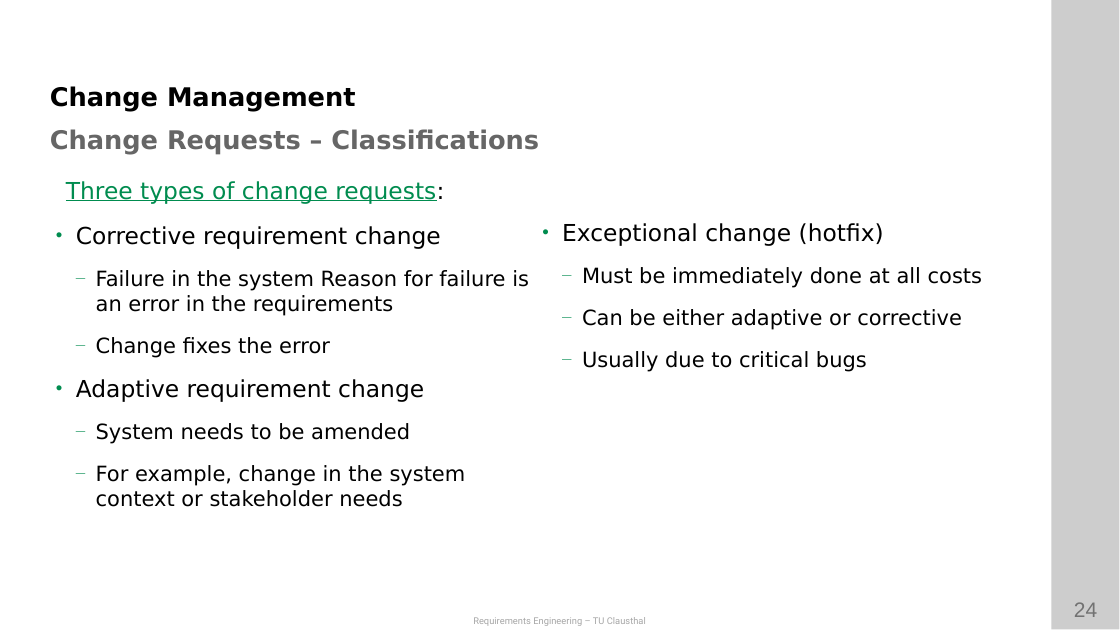
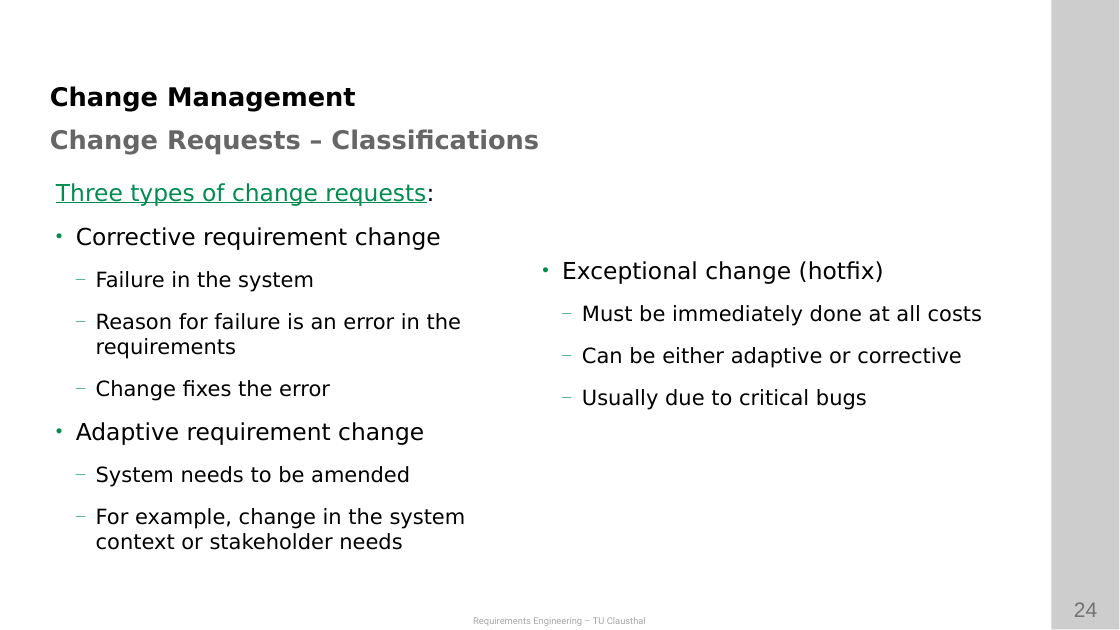
Before and after one commit to ETCE-LAB/teaching-material, a slide deck: slide 24 of Requirements-Engineering/RE-L07_Management.pptx. Drawn at 1120x630 pixels with LibreOffice and Linux fonts; fonts in the diff are those of the drawing; background and template pictures are left out. Boxes give left, top, right and bottom in pixels: in the first picture for what was removed or moved away, otherwise in the second. Text is boxed around its words. In the diff, an @@ line names an element or a change of style, - is before the commit and + after.

```diff
--- a/Requirements-Engineering/RE-L07_Management.pptx
+++ b/Requirements-Engineering/RE-L07_Management.pptx
@@ text at <box>96,271,461,359</box>: text changed @@
-  — Failure in the system Reason for failure is an error in the requirements
+  — Failure in the system
+  — Reason for failure is an error in the requirements
```
Also in this commit, not shown: 6 other slides changed, 5 other files.
